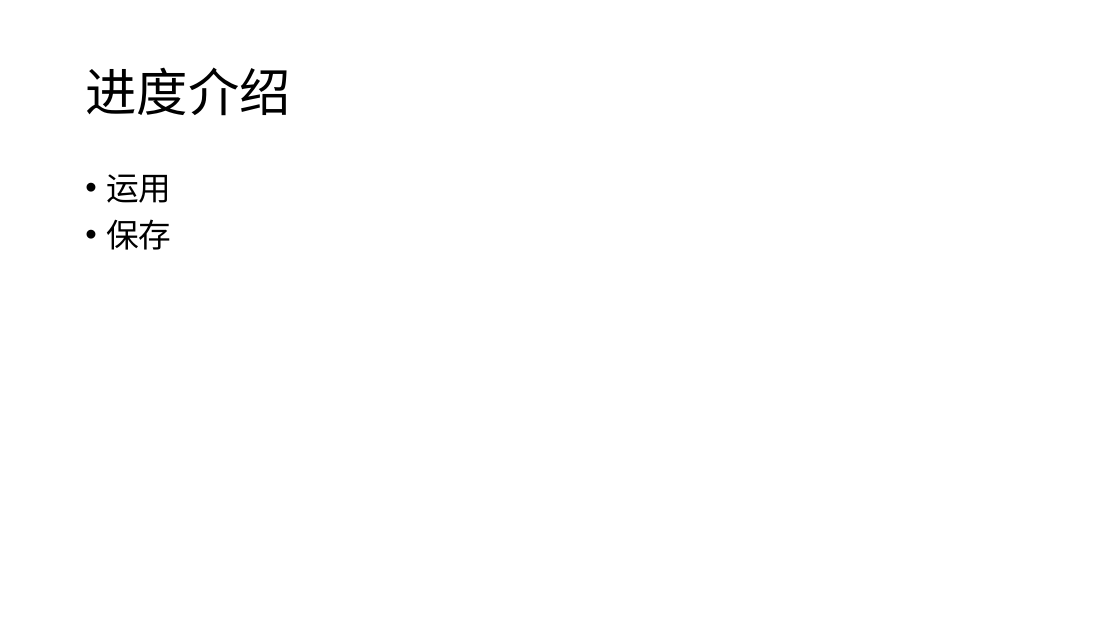
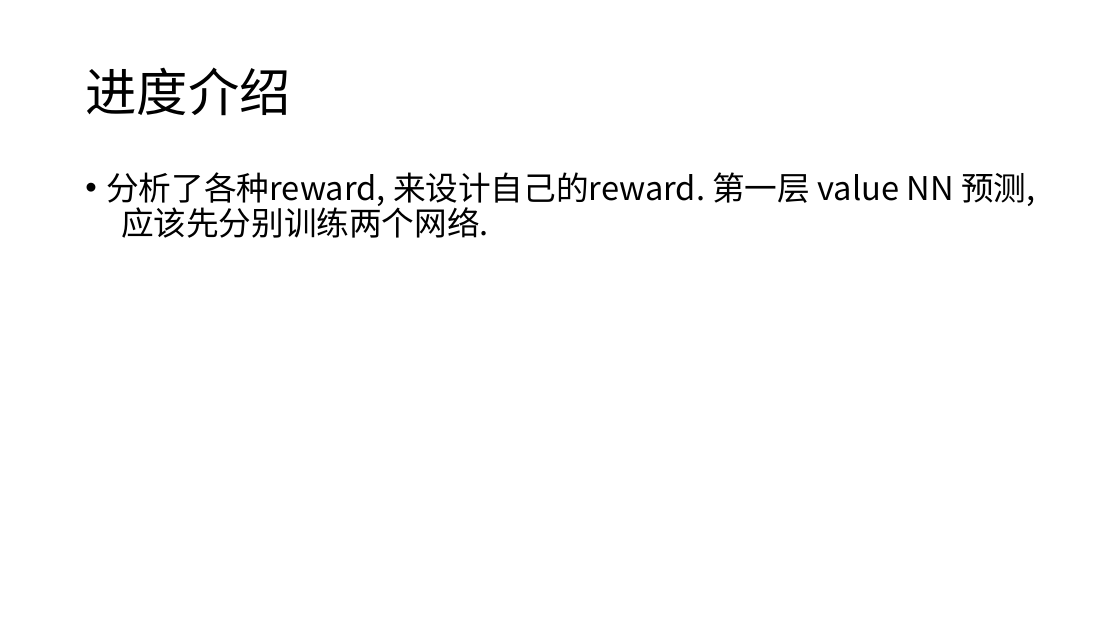
Before and after one commit to LukeLIN-web/distrubuted-ML-system, a slide deck: slide 2 of week report/8.4展示.pptx. Drawn at 1120x630 pixels with LibreOffice and Linux fonts; fonts in the diff are those of the drawing. Boxes give left, top, right and bottom in pixels: in the first picture for what was removed or moved away, otherwise in the second. Text is boxed around its words. In the diff, an @@ line names an element or a change of style, - is before the commit and + after.

```diff
--- a/week report/8.4展示.pptx
+++ b/week report/8.4展示.pptx
@@ text at [106,172,1035,238]: text changed @@
-• 运用
-• 保存
+• 分析了各种reward, 来设计自己的reward. 第一层 value NN 预测, 应该先分别训练两个网络.
```
Also in this commit, not shown: 2 other slides changed, 4 slides added, 9 other files.
